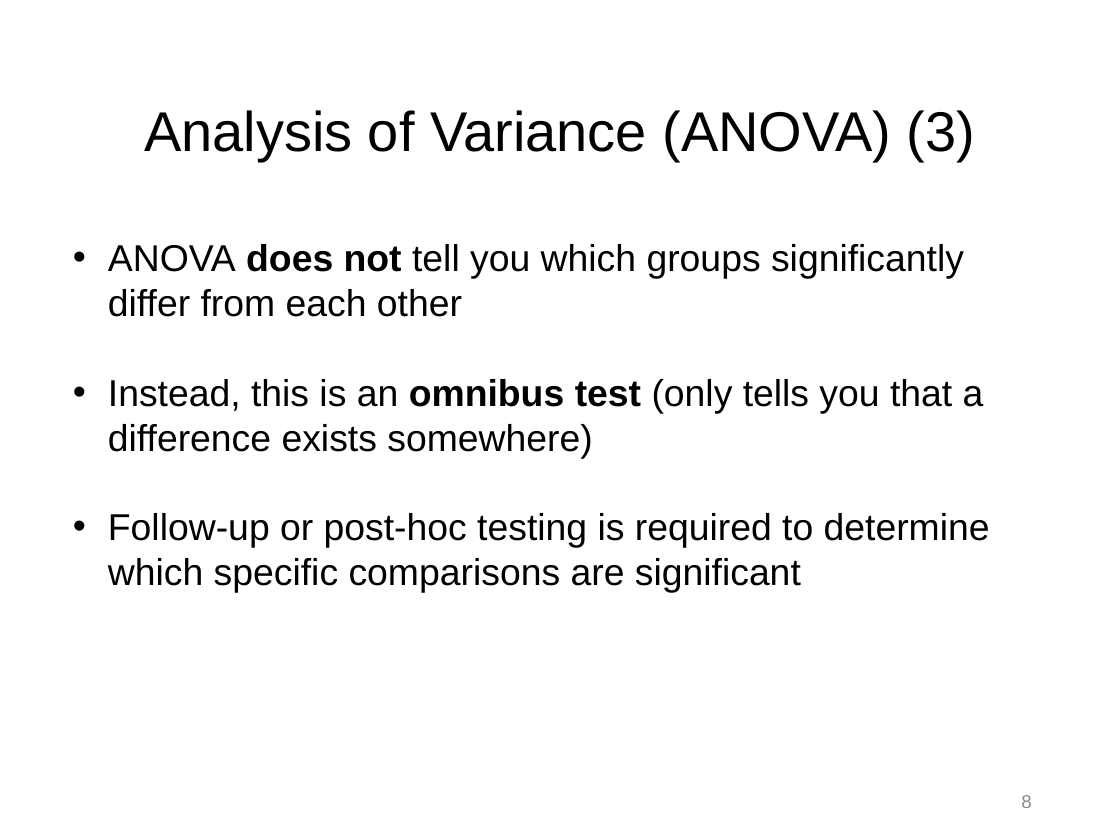
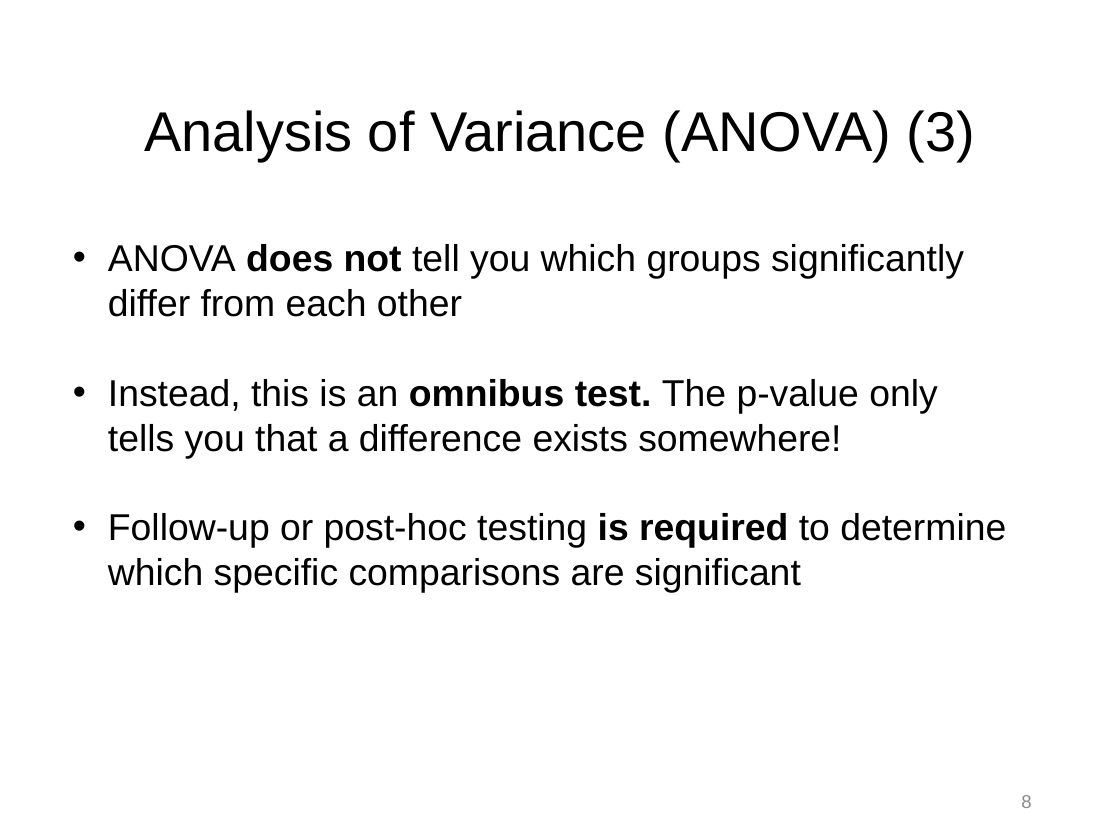
Before and after one commit to npm27/Teaching-Materials, a slide deck: slide 8 of Stats/Slides/5 Chapter 12 Slides.pptx. Drawn at 1120x840 pixels with LibreOffice and Linux fonts; fonts in the diff are those of the drawing. Boxes give left, top, right and bottom in pixels: in the first picture for what was removed or moved away, otherwise in the second. Text is boxed around its words. In the diff, an @@ line names an element or a change of style, - is before the commit and + after.

```diff
--- a/Stats/Slides/5 Chapter 12 Slides.pptx
+++ b/Stats/Slides/5 Chapter 12 Slides.pptx
@@ text at bbox=[108, 379, 937, 458]: text changed @@
-• Instead, this is an omnibus test (only tells you that a difference exists somewhere)
+• Instead, this is an omnibus test. The p-value only tells you that a difference exists somewhere!
@@ text at bbox=[108, 513, 1006, 593]: bold on in "is required" @@
```
Also in this commit, not shown: 20 other slides changed, 3 slides added.
